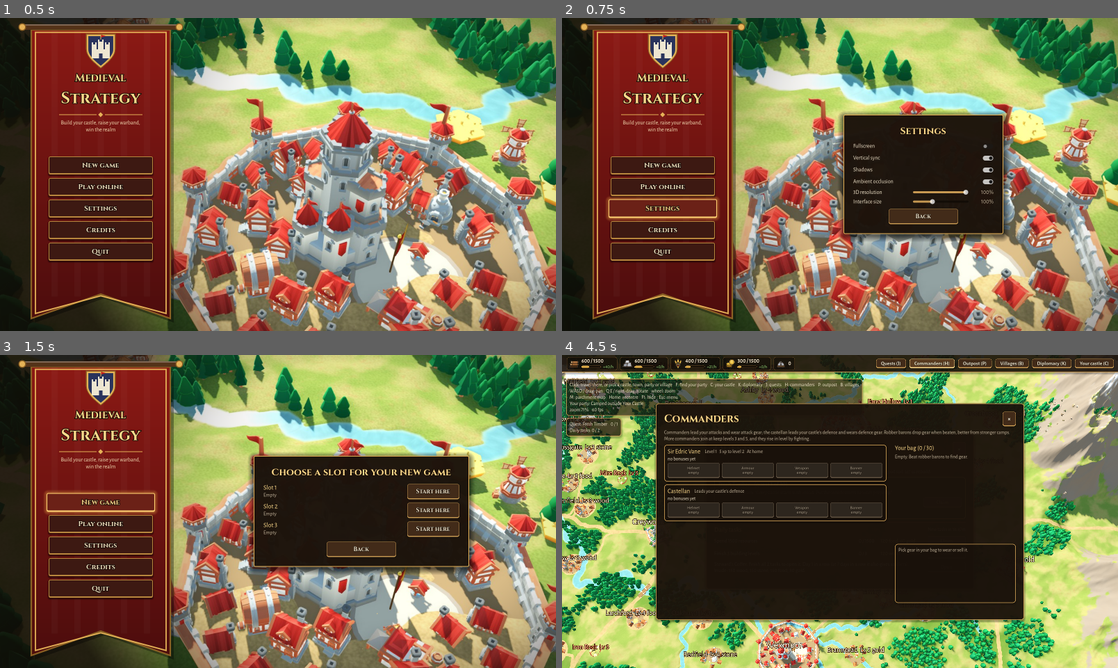
Above: before the commit, frames 1-4 (two rows, left to right).
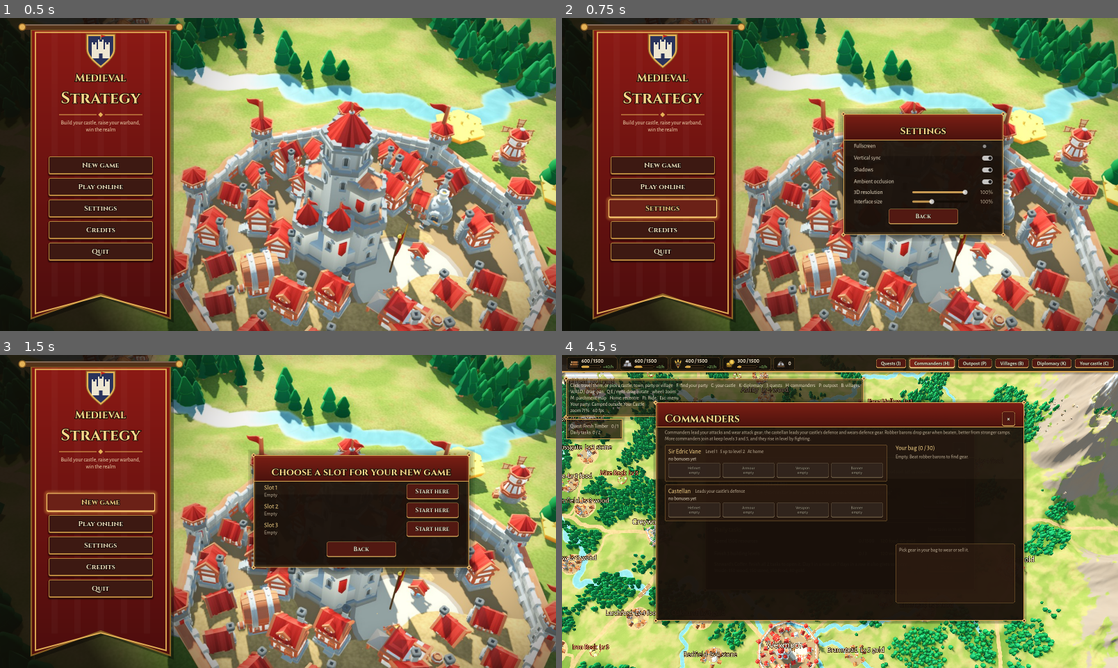
Above: after the commit, the same moments.

Repository: xMrSinnerM/MedievalStrategyGame
Game: Godot game, scene res://scenes/main.tscn
Two runs of this game, one before a commit and one after it. Both use one fixed random seed, a clock stepped at 60 frames per second and the inputs below.
Inputs:
- Up to frame 1 (0.5 s): no input
- Up to frame 2 (0.75 s): click "Settings" at 0.5 s
- Up to frame 3 (1.5 s): click "New game" at 1.25 s
- Up to frame 4 (4.5 s): click "New game" at 2 s; click "Start here" at 2.75 s; click "Quests (J)" at 3.5 s; click "Commanders (H)" at 4.25 s

Frame 1 is identical in both runs. In frame 2, 3.8% of the frame differs, in the area x 49-81%, y 28-72%; in frame 3, 4.5%; in frame 4, 11%, in the area x 0-100%, y 0-86%.

Commit message:
In-game menus: gold-framed windows, crimson buttons, pause banner
- Every window (quests, events, commanders, building panel, diplomacy...)
  now uses OrnateBox: dark oak with a gold rim, a fine inner gold line, gold
  corner studs, a soft shadow and a crimson band behind the title. Cards
  inside a window keep a plain thin gold rim.
- All buttons are crimson with gold rims and glow under the mouse.
- The pause menu hangs on the same banner as the main menu.

Look only: no rules, saves or server changes.

Co-Authored-By: Claude Opus 5.5 (1M context) <noreply@anthropic.com>
Claude-Session: https://claude.ai/code/session_01WSQ57c6Tw677Egu3TJkSPQ

Diff:
--- a/scripts/ui/castle_hud.gd
+++ b/scripts/ui/castle_hud.gd
@@ -511,5 +511,5 @@
 	return load(path) if ResourceLoader.exists(path) else null
 
 
-func _panel_style(alpha: float, radius: int) -> StyleBoxFlat:
+func _panel_style(alpha: float, radius: int) -> StyleBox:
 	return GameTheme.panel_box(alpha, 10, radius)
--- a/scripts/ui/game_theme.gd
+++ b/scripts/ui/game_theme.gd
@@ -2,8 +2,9 @@
 extends RefCounted
 ## The game's look, built in code and laid over Godot's default theme at start
 ## (Settings calls GameTheme.apply()), so every button, panel, slider and
-## tooltip gets it without each screen asking: dark oak with bronze edges,
-## Alegreya Sans for text and Cinzel for titles.
+## tooltip gets it without each screen asking: dark oak boards framed in gold
+## (OrnateBox), crimson buttons with gold rims, Alegreya Sans for text and
+## Cinzel for titles.
 
 const WOOD := Color(0.26, 0.17, 0.1)
 const WOOD_LIGHT := Color(0.36, 0.24, 0.13)
@@ -14,6 +15,10 @@
 const TEXT := Color(0.95, 0.9, 0.8)
 const GOLD := Color(1.0, 0.86, 0.55)
 const PARCHMENT := Color(0.93, 0.86, 0.69)
+const CRIMSON := Color(0.32, 0.1, 0.07)
+const CRIMSON_LIGHT := Color(0.48, 0.14, 0.09)
+const CRIMSON_DARK := Color(0.22, 0.07, 0.05)
+const RIM := Color(0.86, 0.66, 0.32)
 
 const TITLE_FONT := preload("res://assets/fonts/Cinzel-Bold.ttf")
 
@@ -40,14 +45,14 @@
 	t.default_font = BODY_FONT
 	t.default_font_size = 16
 
-	# Buttons: an oak plank with a bronze rim, thicker at the bottom so it
-	# stands out; pressed pushes it down.
+	# Buttons: crimson with a gold rim, thicker at the bottom so it stands
+	# out; it glows under the mouse and pressing pushes it down.
 	for type in ["Button", "OptionButton", "MenuButton"]:
-		t.set_stylebox("normal", type, button_box(WOOD, BRONZE))
-		t.set_stylebox("hover", type, button_box(WOOD_LIGHT, GOLD))
-		t.set_stylebox("pressed", type, button_box(WOOD_DARK, BRONZE, true))
-		t.set_stylebox("hover_pressed", type, button_box(WOOD_DARK, GOLD, true))
-		t.set_stylebox("disabled", type, button_box(Color(0.19, 0.16, 0.13, 0.9), Color(0.38, 0.32, 0.25)))
+		t.set_stylebox("normal", type, button_box(CRIMSON, BRONZE))
+		t.set_stylebox("hover", type, button_box(CRIMSON_LIGHT, GOLD, false, true))
+		t.set_stylebox("pressed", type, button_box(CRIMSON_DARK, BRONZE, true))
+		t.set_stylebox("hover_pressed", type, button_box(CRIMSON_DARK, GOLD, true))
+		t.set_stylebox("disabled", type, button_box(Color(0.2, 0.15, 0.12, 0.9), Color(0.4, 0.33, 0.24)))
 		t.set_stylebox("focus", type, StyleBoxEmpty.new())
 		t.set_font("font", type, BOLD_FONT)
 		t.set_color("font_color", type, TEXT)
@@ -165,9 +170,10 @@
 	return f
 
 
-static func button_box(bg: Color, rim: Color, pressed := false) -> StyleBoxFlat:
-	## An oak plank with a rim: the bottom edge is thick when raised and the
-	## top edge when pressed, so pressing looks like pushing it in.
+static func button_box(bg: Color, rim: Color, pressed := false, glow := false) -> StyleBoxFlat:
+	## A plank with a rim: the bottom edge is thick when raised and the top
+	## edge when pressed, so pressing looks like pushing it in. A glowing one
+	## (under the mouse) casts a warm gold halo.
 	var s := StyleBoxFlat.new()
 	s.bg_color = bg
 	s.border_color = rim
@@ -181,9 +187,9 @@
 	s.content_margin_right = 14
 	s.content_margin_top = 6 if not pressed else 7
 	s.content_margin_bottom = 6 if not pressed else 5
-	s.shadow_color = Color(0, 0, 0, 0.35)
-	s.shadow_size = 0 if pressed else 2
-	s.shadow_offset = Vector2(0, 1)
+	s.shadow_color = Color(1.0, 0.75, 0.3, 0.3) if glow else Color(0, 0, 0, 0.35)
+	s.shadow_size = 6 if glow else (0 if pressed else 2)
+	s.shadow_offset = Vector2.ZERO if glow else Vector2(0, 1)
 	return s
 
 
@@ -198,17 +204,22 @@
 	return s
 
 
-static func panel_box(alpha := 0.92, margin := 24, radius := 8) -> StyleBoxFlat:
-	## A dark oak board with a bronze rim and a soft shadow.
-	var s := StyleBoxFlat.new()
-	s.bg_color = Color(0.11, 0.075, 0.045, alpha)
-	s.border_color = Color(BRONZE, 0.9)
-	s.set_border_width_all(2)
-	s.set_corner_radius_all(radius)
-	s.set_content_margin_all(margin)
-	s.shadow_color = Color(0, 0, 0, 0.35 * alpha)
-	s.shadow_size = 6
-	s.shadow_offset = Vector2(0, 3)
+static func panel_box(alpha := 0.92, margin := 24, radius := 8) -> StyleBox:
+	## A window: a dark oak board framed in gold (OrnateBox). Faint boards
+	## (alpha under 0.6) are cards inside a window, with a plain thin rim.
+	if alpha < 0.6:
+		var card := StyleBoxFlat.new()
+		card.bg_color = Color(0.2, 0.12, 0.07, 0.35 + alpha * 0.5)
+		card.border_color = Color(RIM, 0.55)
+		card.set_border_width_all(1)
+		card.set_corner_radius_all(mini(radius, 5))
+		card.set_content_margin_all(margin)
+		return card
+	var s := OrnateBox.new()
+	s.bg = Color(0.1, 0.065, 0.04, alpha)
+	s.set_content_margin_all(margin + 2)
+	if alpha >= 0.9:
+		s.header = margin + 44.0   # behind the title row of a full window
 	return s
 
 
@@ -216,8 +227,8 @@
 	## A board along the top of the screen with a bronze edge under it.
 	var s := StyleBoxFlat.new()
 	s.bg_color = Color(0.11, 0.075, 0.045, alpha)
-	s.border_color = BRONZE
-	s.border_width_bottom = 2
+	s.border_color = RIM
+	s.border_width_bottom = 3
 	s.content_margin_left = 14
 	s.content_margin_right = 12
 	s.content_margin_top = 6
--- a/scripts/ui/menu_style.gd
+++ b/scripts/ui/menu_style.gd
@@ -8,7 +8,7 @@
 const GOLD := Color(1.0, 0.86, 0.55)
 
 
-static func panel(alpha := 0.92, margin := 24) -> StyleBoxFlat:
+static func panel(alpha := 0.92, margin := 24) -> StyleBox:
 	return GameTheme.panel_box(alpha, margin)
 
 
@@ -40,14 +40,10 @@
 	return b
 
 
-static func ornate_panel() -> StyleBoxFlat:
-	## The title screen's dialogs: dark oak with a bright gold rim and a deep shadow.
-	var s := GameTheme.panel_box(0.95, 28, 4)
-	s.border_color = Color(0.9, 0.7, 0.34)
-	s.set_border_width_all(2)
-	s.shadow_color = Color(0, 0, 0, 0.55)
-	s.shadow_size = 18
-	s.shadow_offset = Vector2(0, 6)
+static func ornate_panel() -> StyleBox:
+	## The title screen's dialogs: a window with a deeper shadow.
+	var s: OrnateBox = GameTheme.panel_box(0.95, 28)
+	s.shadow = 16.0
 	return s
 
 
--- /dev/null
+++ b/scripts/ui/ornate_box.gd
@@ -0,0 +1,58 @@
+class_name OrnateBox
+extends StyleBox
+## The game's window frame: dark oak with a gold rim, a fine inner gold line,
+## gold studs in the corners and a soft shadow. Used for every panel through
+## GameTheme.panel_box.
+
+var bg := Color(0.1, 0.065, 0.04, 0.95)
+var rim := Color(0.86, 0.66, 0.32)
+var inner := Color(0.62, 0.45, 0.2, 0.7)
+var shadow := 8.0
+var studs := true
+## Height of a crimson band across the top for the window's title; 0 for
+## none. Only drawn on big windows, so tooltips and small boxes stay plain.
+var header := 0.0
+
+
+func _draw(to_canvas_item: RID, rect: Rect2) -> void:
+	var rs := RenderingServer
+	# Shadow: a few widening, fading layers, a little lower than the frame.
+	for k in range(3, 0, -1):
+		var grow := shadow * k / 3.0
+		rs.canvas_item_add_rect(to_canvas_item, rect.grow(grow).grow_side(SIDE_BOTTOM, 3.0), Color(0, 0, 0, 0.12 * bg.a))
+	rs.canvas_item_add_rect(to_canvas_item, rect, bg)
+	# A faint sheen on the upper part of the board.
+	var sheen := Rect2(rect.position, Vector2(rect.size.x, rect.size.y * 0.35))
+	rs.canvas_item_add_rect(to_canvas_item, sheen, Color(1.0, 0.85, 0.6, 0.035 * bg.a))
+	if header > 0.0 and rect.size.x > 380.0 and rect.size.y > header * 4.0:
+		var band := Rect2(rect.position + Vector2(2, 2), Vector2(rect.size.x - 4, header))
+		var top := Color(0.5, 0.12, 0.08, bg.a)
+		var bottom := Color(0.3, 0.07, 0.05, bg.a)
+		var corners := PackedVector2Array([band.position, Vector2(band.end.x, band.position.y), band.end, Vector2(band.position.x, band.end.y)])
+		rs.canvas_item_add_polygon(to_canvas_item, corners, PackedColorArray([top, top, bottom, bottom]))
+		rs.canvas_item_add_rect(to_canvas_item, Rect2(band.position.x, band.end.y, band.size.x, 2.0), rim)
+	_frame(to_canvas_item, rect, 2.0, rim)
+	var gap := 5.0 if rect.size.x > 60.0 and rect.size.y > 40.0 else 0.0
+	if gap > 0.0:
+		_frame(to_canvas_item, rect.grow(-gap), 1.0, inner)
+	if studs and rect.size.x > 80.0 and rect.size.y > 60.0:
+		for corner in [rect.position, Vector2(rect.end.x, rect.position.y), rect.end, Vector2(rect.position.x, rect.end.y)]:
+			_stud(to_canvas_item, corner)
+
+
+func _frame(item: RID, r: Rect2, width: float, colour: Color) -> void:
+	var rs := RenderingServer
+	rs.canvas_item_add_rect(item, Rect2(r.position, Vector2(r.size.x, width)), colour)
+	rs.canvas_item_add_rect(item, Rect2(Vector2(r.position.x, r.end.y - width), Vector2(r.size.x, width)), colour)
+	rs.canvas_item_add_rect(item, Rect2(r.position, Vector2(width, r.size.y)), colour)
+	rs.canvas_item_add_rect(item, Rect2(Vector2(r.end.x - width, r.position.y), Vector2(width, r.size.y)), colour)
+
+
+func _stud(item: RID, at: Vector2) -> void:
+	## A gold diamond with a dark centre over a corner of the rim.
+	var s := 7.0
+	var outer := PackedVector2Array([at + Vector2(0, -s), at + Vector2(s, 0), at + Vector2(0, s), at + Vector2(-s, 0)])
+	RenderingServer.canvas_item_add_polygon(item, outer, PackedColorArray([rim.lightened(0.15)]))
+	var c := 2.5
+	var core := PackedVector2Array([at + Vector2(0, -c), at + Vector2(c, 0), at + Vector2(0, c), at + Vector2(-c, 0)])
+	RenderingServer.canvas_item_add_polygon(item, core, PackedColorArray([Color(0.25, 0.08, 0.05)]))
--- a/scripts/ui/pause_menu.gd
+++ b/scripts/ui/pause_menu.gd
@@ -5,7 +5,7 @@
 
 signal main_menu_requested
 
-var _panel: PanelContainer
+var _panel: MenuBanner
 var _settings: PanelContainer
 var _note: Label
 
@@ -23,24 +23,24 @@
 	add_child(centre)
 	var column := VBoxContainer.new()
 	centre.add_child(column)
-	_panel = PanelContainer.new()
-	_panel.add_theme_stylebox_override("panel", MenuStyle.panel())
+	_panel = MenuBanner.new()
+	_panel.custom_minimum_size = Vector2(380, 0)
 	column.add_child(_panel)
 	var box := VBoxContainer.new()
-	box.add_theme_constant_override("separation", 12)
+	box.add_theme_constant_override("separation", 10)
 	_panel.add_child(box)
-	box.add_child(MenuStyle.title("Paused", 32))
-	box.add_child(MenuStyle.button("Resume", close))
-	box.add_child(MenuStyle.button("Save game", _save))
-	box.add_child(MenuStyle.button("Settings", func() -> void:
+	box.add_child(MenuStyle.title("Paused", 34))
+	box.add_child(MenuStyle.menu_button("Resume", close, 280.0, true))
+	box.add_child(MenuStyle.menu_button("Save game", _save, 280.0))
+	box.add_child(MenuStyle.menu_button("Settings", func() -> void:
 		_panel.visible = false
-		_settings.visible = true))
-	box.add_child(MenuStyle.button("Main menu", func() -> void:
+		_settings.visible = true, 280.0))
+	box.add_child(MenuStyle.menu_button("Main menu", func() -> void:
 		close()
-		main_menu_requested.emit()))
-	box.add_child(MenuStyle.button("Quit to desktop", func() -> void:
+		main_menu_requested.emit(), 280.0))
+	box.add_child(MenuStyle.menu_button("Quit to desktop", func() -> void:
 		Economy.save_game()
-		get_tree().quit()))
+		get_tree().quit(), 280.0))
 	_note = MenuStyle.label("", 15, MenuStyle.MUTED)
 	_note.horizontal_alignment = HORIZONTAL_ALIGNMENT_CENTER
 	box.add_child(_note)
@@ -50,6 +50,7 @@
 		_settings.visible = false
 		_panel.visible = true)
 	column.add_child(_settings)
+	_settings.add_theme_stylebox_override("panel", MenuStyle.ornate_panel())
 
 
 func open() -> void:
Not shown, added: scripts/ui/ornate_box.gd.uid
